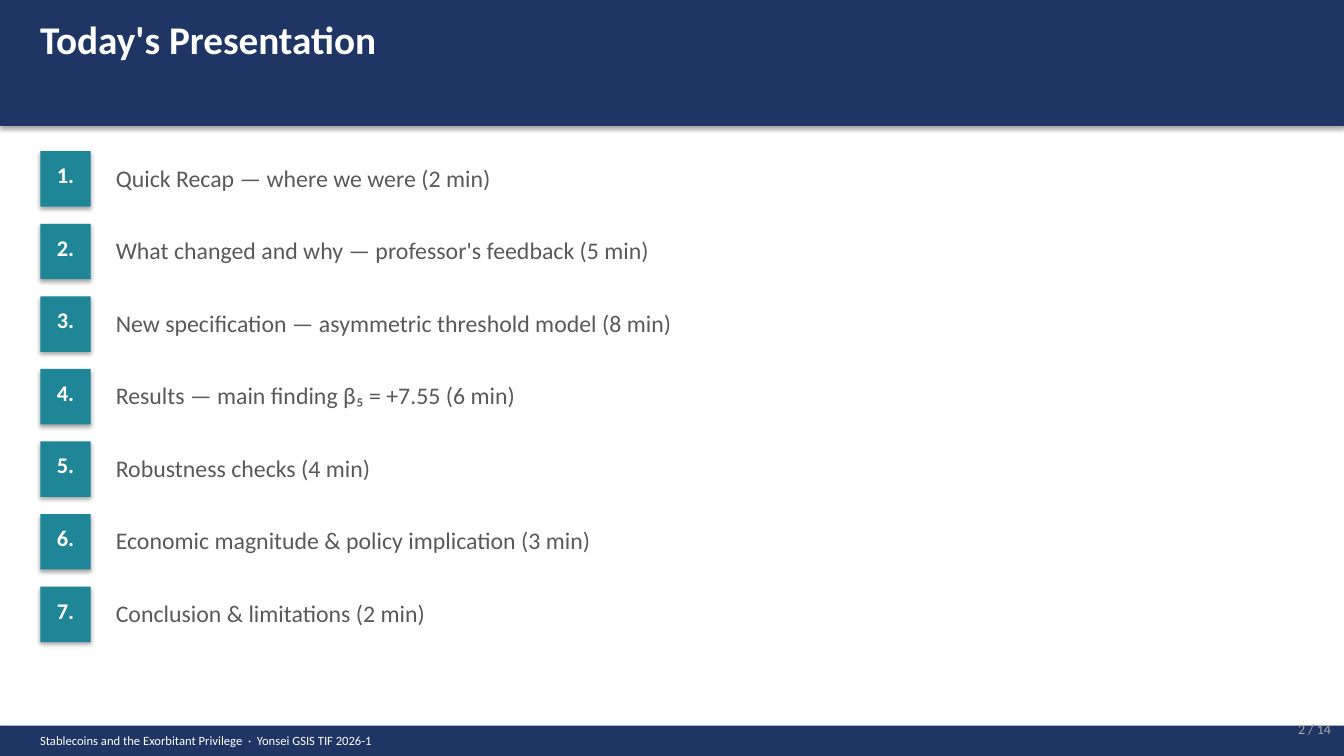
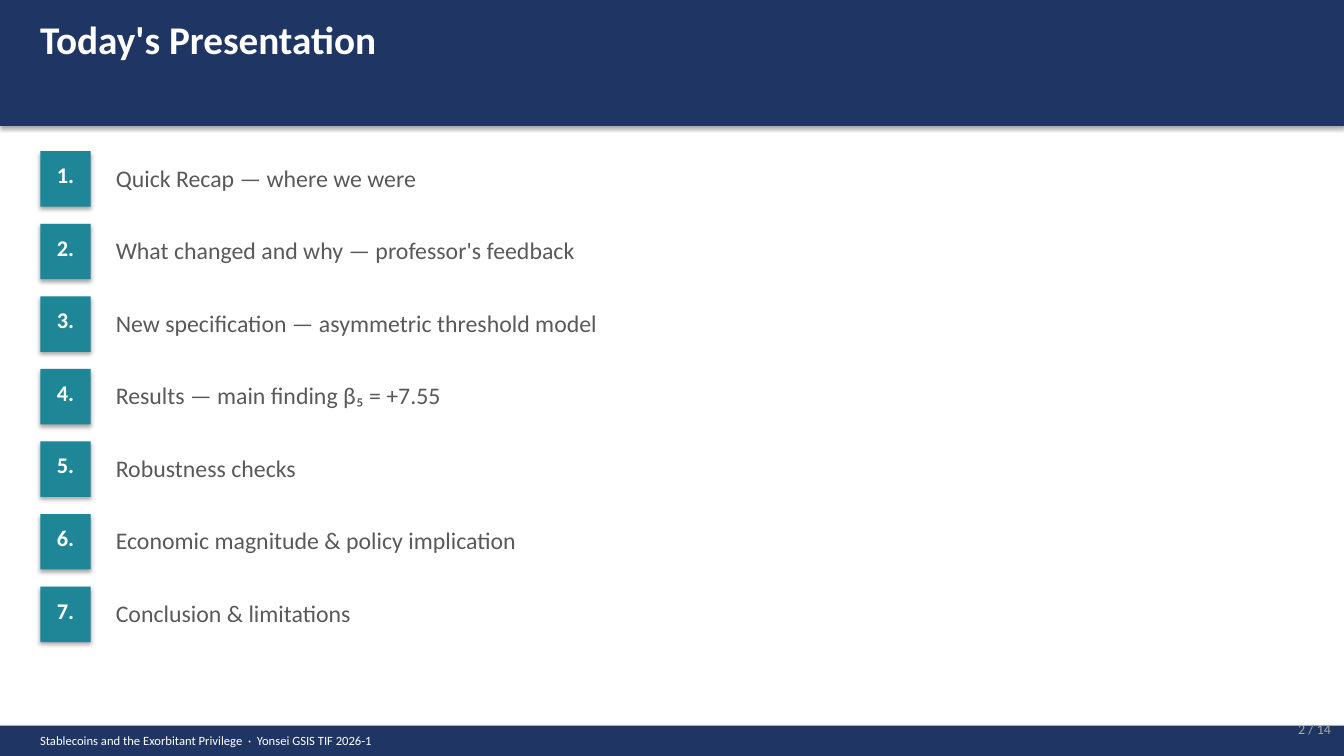
Before and after one commit to kimmireu0921/Stablecoins-and-the-Exorbitant-Privilege, a slide deck: slide 2 of presentations/0624_Methodology_Update_Final.pptx. Drawn at 1344x756 pixels with LibreOffice and Linux fonts; fonts in the diff are those of the drawing. Boxes give left, top, right and bottom in pixels: in the first picture for what was removed or moved away, otherwise in the second. Text is boxed around its words. In the diff, an @@ line names an element or a change of style, - is before the commit and + after.

Commit message:
update slides

```diff
--- a/presentations/0624_Methodology_Update_Final.pptx
+++ b/presentations/0624_Methodology_Update_Final.pptx
@@ text at (116, 170, 416, 191): text changed @@
-Quick Recap — where we were (2 min)
+Quick Recap — where we were
@@ text at (116, 242, 575, 263): text changed @@
-What changed and why — professor's feedback (5 min)
+What changed and why — professor's feedback
@@ text at (116, 315, 596, 336): text changed @@
-New specification — asymmetric threshold model (8 min)
+New specification — asymmetric threshold model
@@ text at (116, 387, 440, 408): text changed @@
-Results — main finding β₅ = +7.55 (6 min)
+Results — main finding β₅ = +7.55
@@ text at (116, 460, 295, 477): text changed @@
-Robustness checks (4 min)
+Robustness checks
@@ text at (116, 532, 515, 553): text changed @@
-Economic magnitude & policy implication (3 min)
+Economic magnitude & policy implication
@@ text at (116, 605, 351, 622): text changed @@
-Conclusion & limitations (2 min)
+Conclusion & limitations
```
Also in this commit, not shown: 2 other slides changed.
